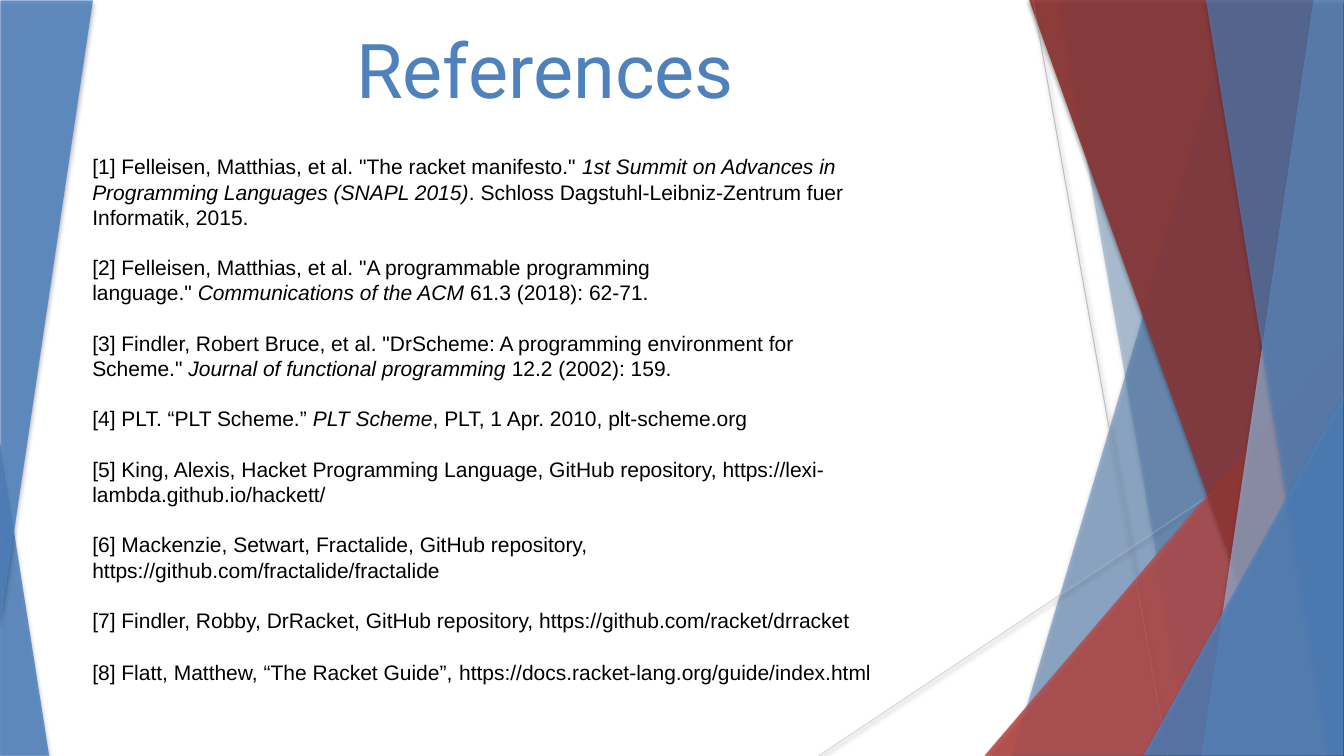
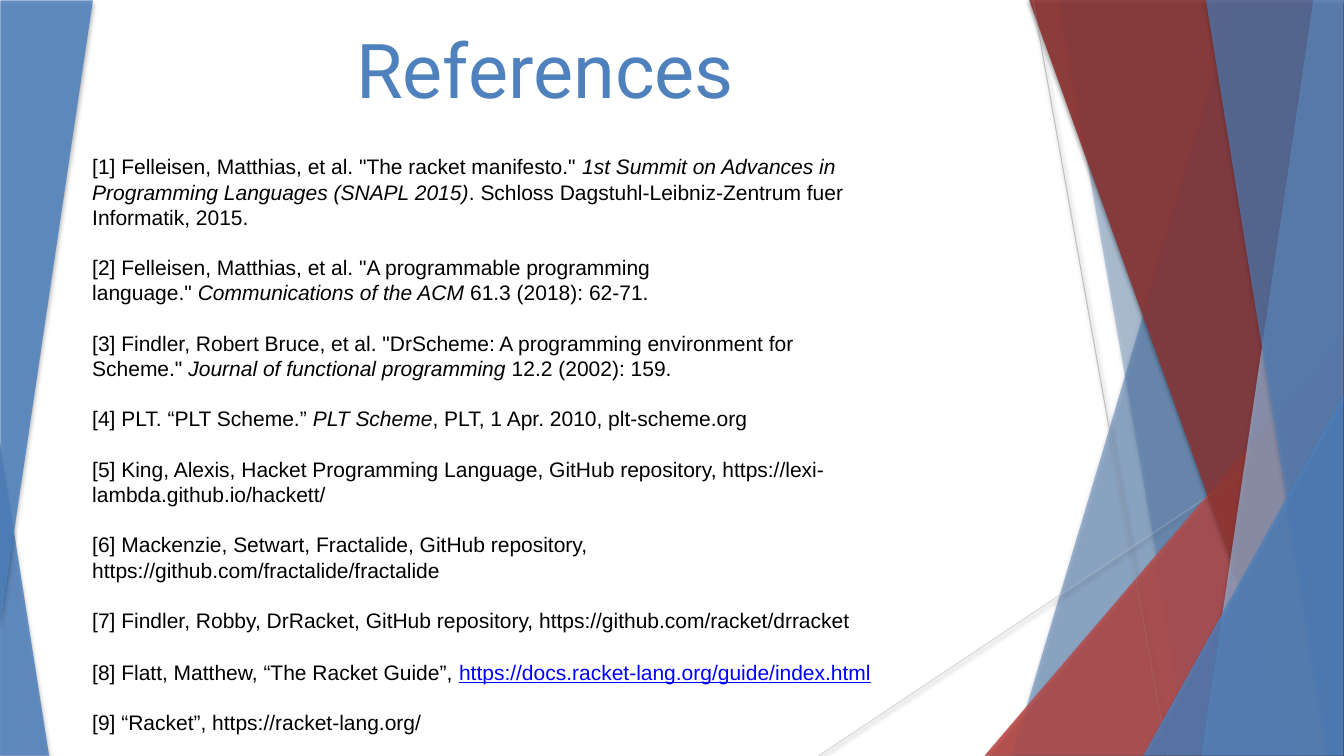
Before and after one commit to stevester94/CSC201_Project, a slide deck: slide 22 of CSC201Sec3Proj3Team4.pptx. Drawn at 1344x756 pixels with LibreOffice and Linux fonts; fonts in the diff are those of the drawing. Boxes give left, top, right and bottom in pixels: in the first picture for what was removed or moved away, otherwise in the second. Text is boxed around its words. In the diff, an @@ line names an element or a change of style, - is before the commit and + after.

```diff
--- a/CSC201Sec3Proj3Team4.pptx
+++ b/CSC201Sec3Proj3Team4.pptx
@@ text at bbox=[92, 664, 871, 684]: text colour #000000 to #0000FF, underline on in "https://docs.racket-lang.org/guide/index.html" @@
@@ text at bbox=[92, 714, 421, 735]: paragraph added @@
+[9] “Racket”, https://racket-lang.org/
```
Also in this commit, not shown: 1 other slide changed.
